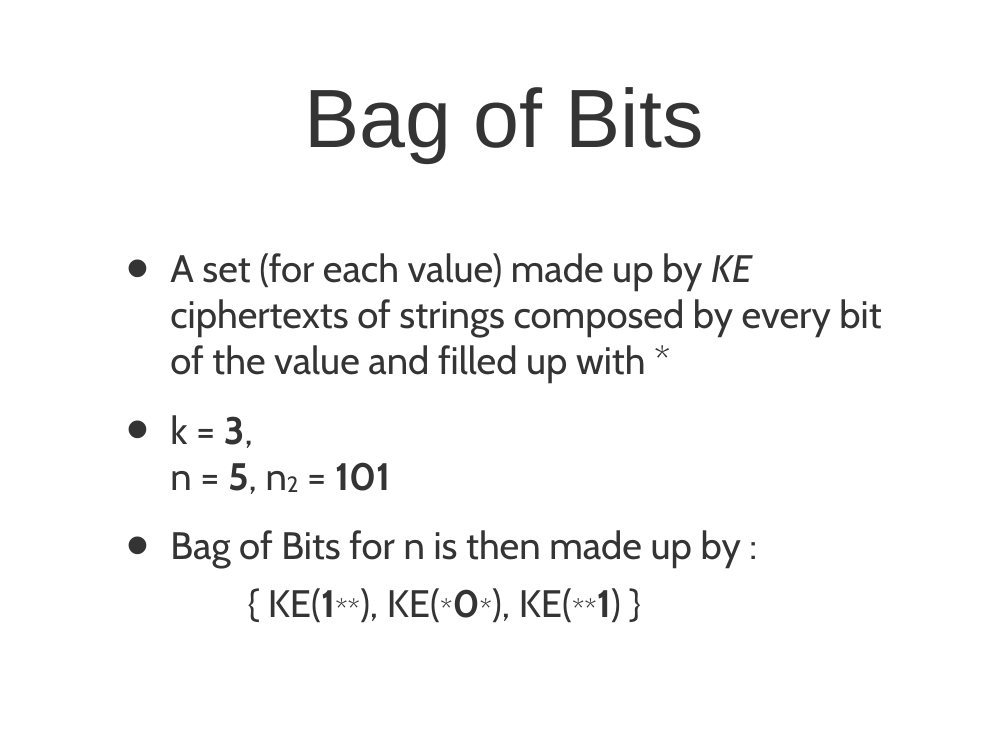
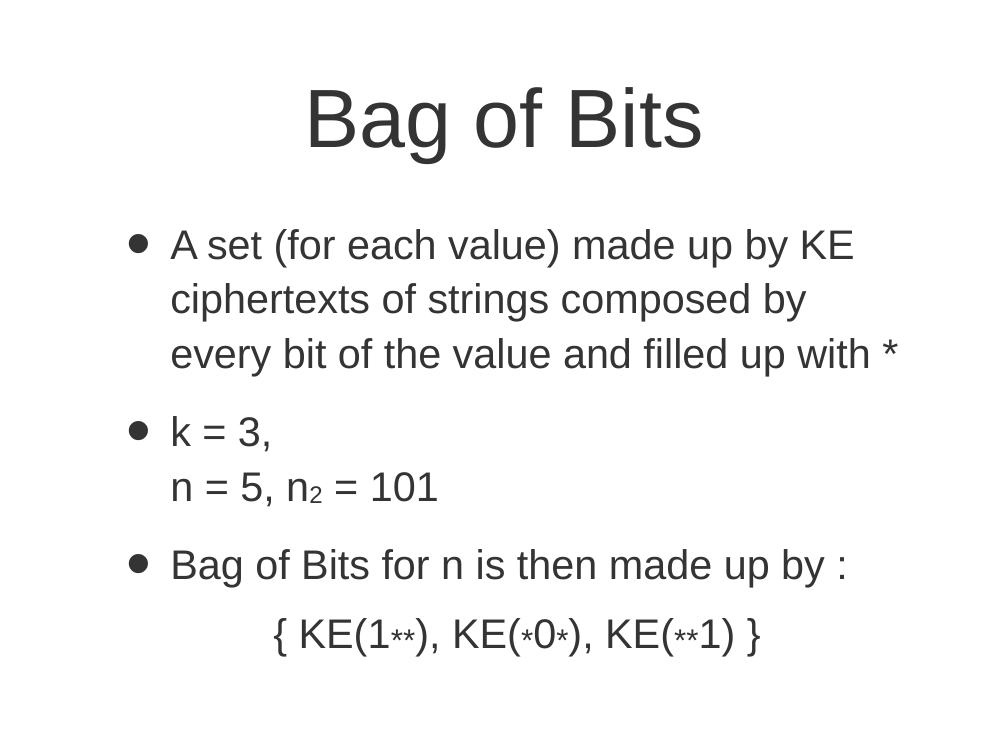
Before and after one commit to rexos/rexos.github.io, a slide deck: slide 15 of presentation.ppt. Drawn at 1008x756 pixels with LibreOffice and Linux fonts; fonts in the diff are those of the drawing. Boxes give left, top, right and bottom in pixels: in the first picture for what was removed or moved away, otherwise in the second. Text is boxed around its words. In the diff, an @@ line names an element or a change of style, - is before the commit and + after.

```diff
--- a/presentation.ppt
+++ b/presentation.ppt
@@ text "A set (for each value) ..." at box(170, 229, 870, 656): size 38.9 to 42 pt, font Cabin to Arial; italic off in "KE"; bold off in "3, 5, 101", "KE(1**), KE(*0*), KE(**1)"; size 50.9 to 55 pt in "KE(1**), KE(*0*), KE(**1)"; line spacing 1 to 1.1 @@
```
Also in this commit, not shown: 15 other slides changed.
